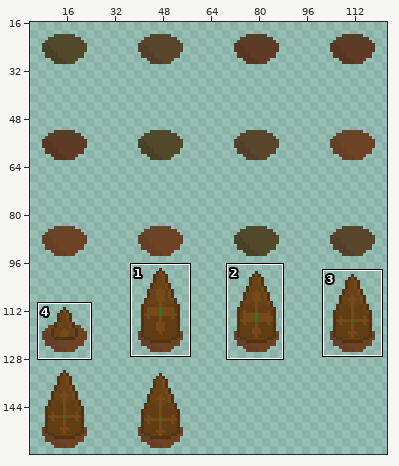
A sprite sheet gets an edit: Assets/Sprites/Towers/Choc/Choc Spike Spritesheet.png. Above: a wide view before the commit, with the close-up outlined.
Close-up. As it was:
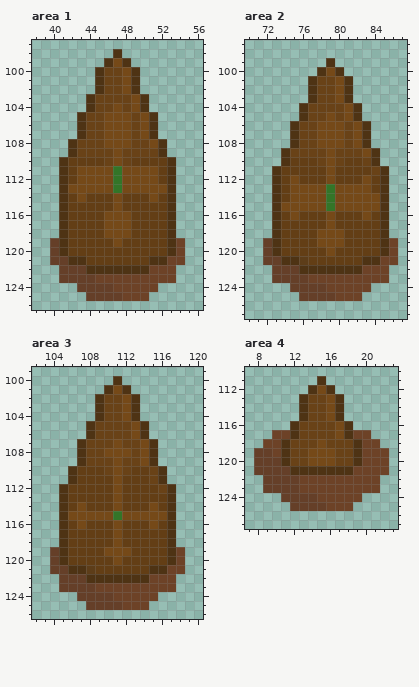
The file is 128x160 pixels. Colours within 5 levels of each other are drawn and written as one. Shown: area 1: x 38..56, y 97..126; area 2: x 70..87, y 97..127; area 3: x 102..120, y 99..126; area 4: x 7..23, y 110..127. The wide view leaves out empty margins. The commit also changed other parts of the picture, which this record leaves out.
And afterwards:
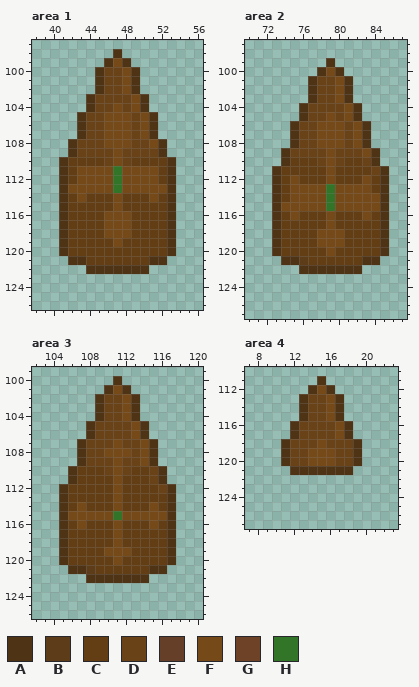
Palette (. is transparent): A #4e3314  B #5d3d19  C #633e15  D #694217  E #653f28  F #754918  G #6d4227  H #337528
From old to new:
Area 1:
y 119..120: x 40 E -> .; x 54 G -> .
y 121: x 40..41 EE -> ..; x 53..54 GG -> ..
y 122: x 41..43 EEE -> ...; x 51..53 GGG -> ...
y 123: x 41..53 EEEEGGGGGGGGG -> .............
y 124: x 43..51 EEEEGGGGG -> .........
y 125: x 44..50 EEEEGGG -> .......
Area 2:
y 119..120: x 72 E -> .; x 86 G -> .
y 121: x 72..73 EE -> ..; x 85..86 GG -> ..
y 122: x 73..75 EEE -> ...; x 83..85 GGG -> ...
y 123: x 73..85 EEEEGGGGGGGGG -> .............
y 124: x 75..83 EEEEGGGGG -> .........
y 125: x 76..82 EEEEGGG -> .......
Area 3:
y 119..120: x 104 E -> .; x 118 G -> .
y 121: x 104..105 EE -> ..; x 117..118 GG -> ..
y 122: x 105..107 EEE -> ...; x 115..117 GGG -> ...
y 123: x 105..117 EEEEGGGGGGGGG -> .............
y 124: x 107..115 EEEEGGGGG -> .........
y 125: x 108..114 EEEEGGG -> .......
Area 4:
y 117: x 10..11 GG -> ..; x 19..20 GG -> ..
y 118: x 9..10 GG -> ..; x 20..21 GG -> ..
y 119: x 8..10 EEG -> ...; x 20..22 GGG -> ...
y 120: x 8..10 EEE -> ...; x 20..22 GGG -> ...
y 121: x 8..11 EEEE -> ....; x 19..22 GGGG -> ....
y 122..123: x 9..21 EEEEGGGGGGGGG -> .............
y 124: x 11..19 EEEEGGGGG -> .........
y 125: x 12..18 EEEEGGG -> .......
